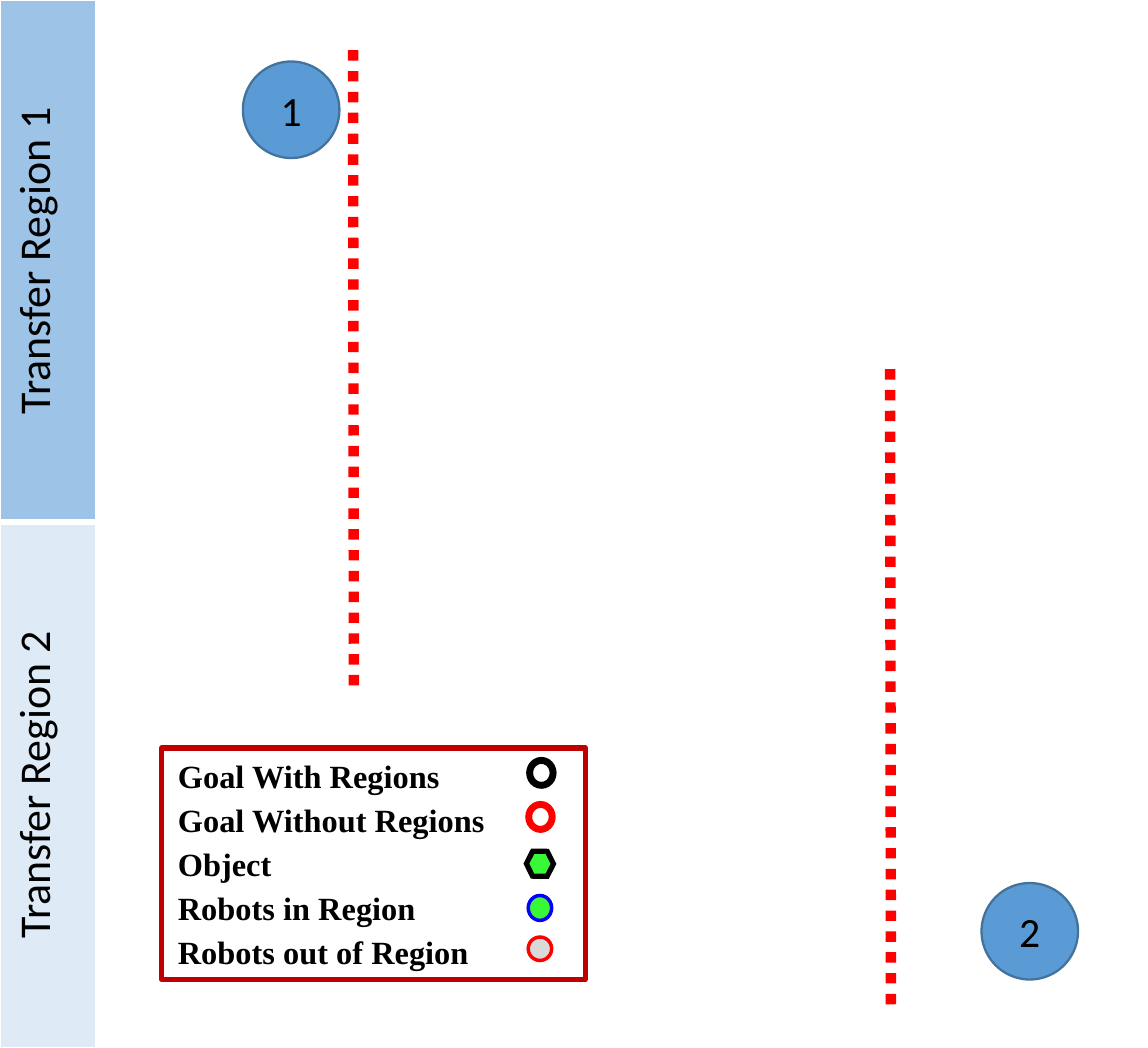
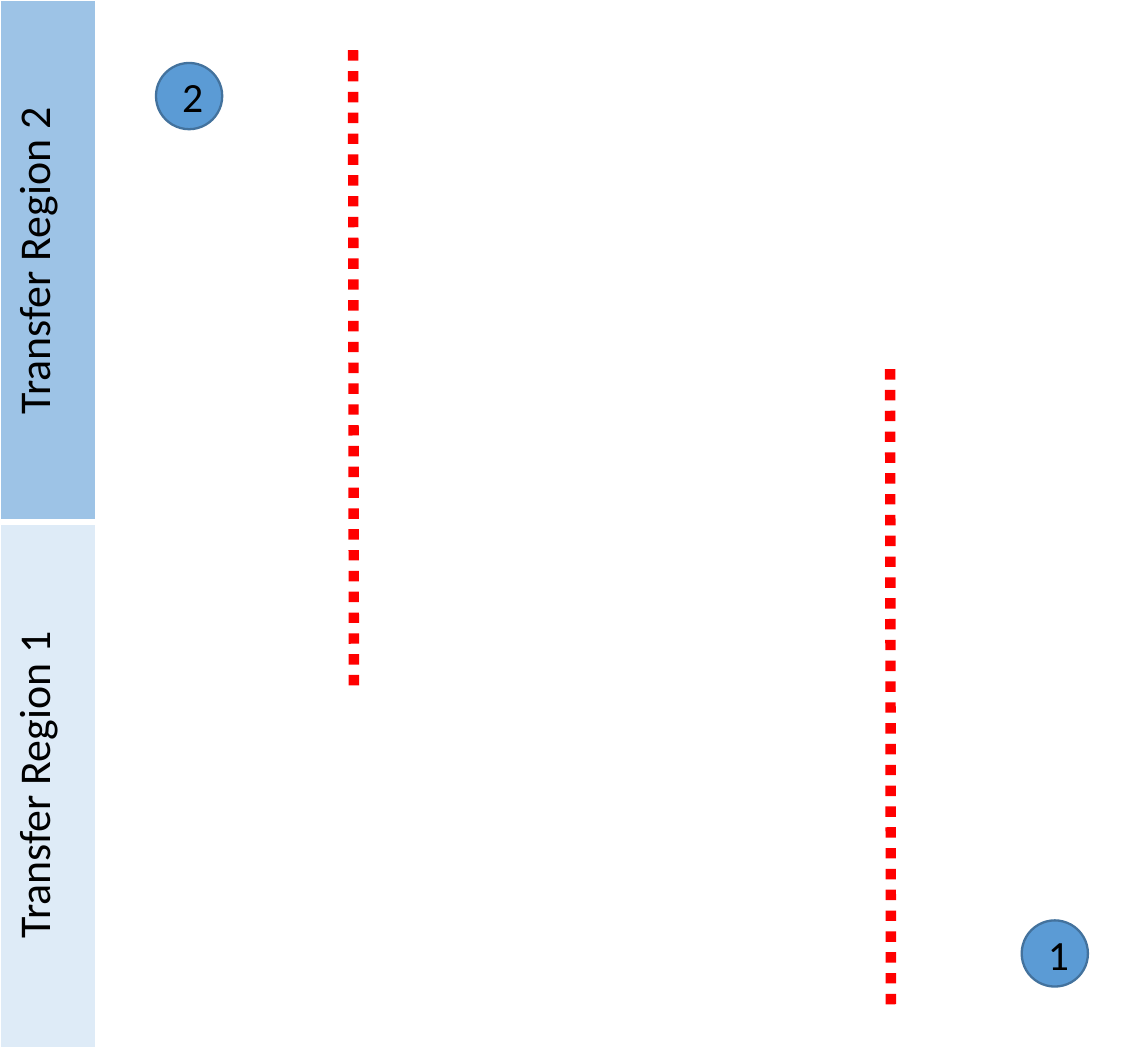
Before and after one commit to aabecker/SwarmControlSandbox, a slide deck: slide 1 of papers/journalSwarmControl/pictures/TransferRegionv2.pptx. Drawn at 1148x1048 pixels with LibreOffice and Linux fonts; fonts in the diff are those of the drawing; background and template pictures are left out. Boxes give left, top, right and bottom in pixels: in the first picture for what was removed or moved away, otherwise in the second. Text is boxed around its words. In the diff, an @@ line names an element or a change of style, - is before the commit and + after.

```diff
--- a/papers/journalSwarmControl/pictures/TransferRegionv2.pptx
+++ b/papers/journalSwarmControl/pictures/TransferRegionv2.pptx
@@ table at (x1=0, y1=0, x2=96, y2=1048) @@
+row 1: Transfer Region 2
-row 2: Transfer Region 2
@@ ellipse "2" resized from (x1=982, y1=883, x2=1078, y2=980) to (x1=156, y1=63, x2=223, y2=130) @@
@@ rectangle removed at (x1=161, y1=749, x2=586, y2=980) @@
-Goal With Regions
-Goal Without Regions
-Object
-Robots in Region
-Robots out of Region
@@ ellipse removed at (x1=529, y1=760, x2=552, y2=785) @@
@@ ellipse removed at (x1=529, y1=805, x2=552, y2=830) @@
@@ hexagon removed at (x1=526, y1=852, x2=552, y2=877) @@
@@ ellipse removed at (x1=527, y1=895, x2=551, y2=920) @@
@@ ellipse "1" resized from (x1=243, y1=62, x2=339, y2=158) to (x1=1022, y1=920, x2=1088, y2=987) @@
@@ ellipse removed at (x1=527, y1=937, x2=551, y2=960) @@
```
Also in this commit, not shown: 3 other files.
